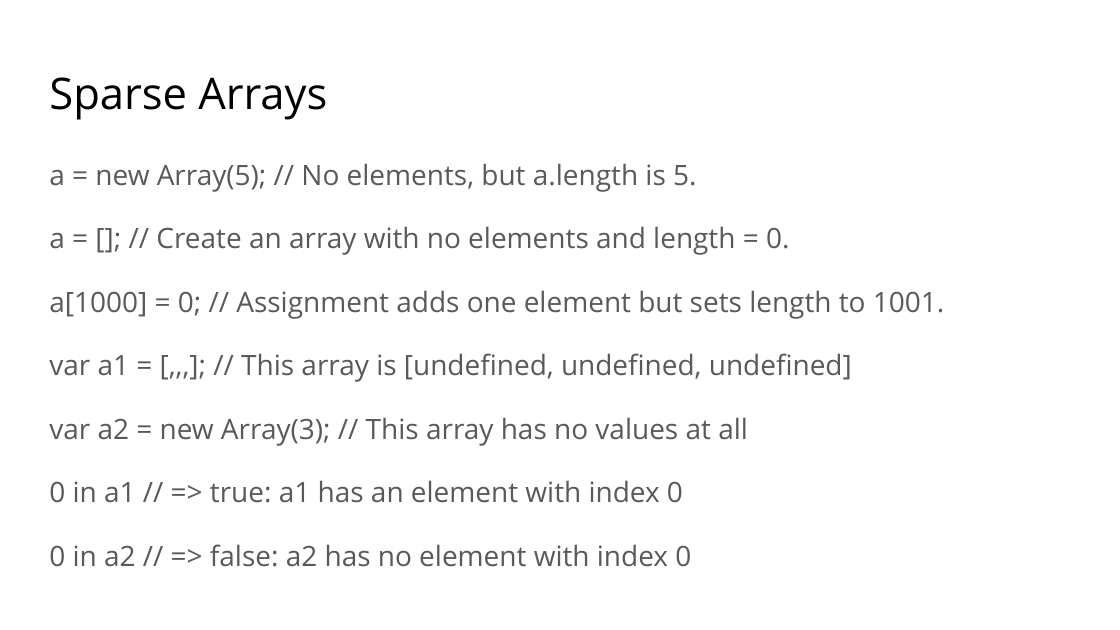
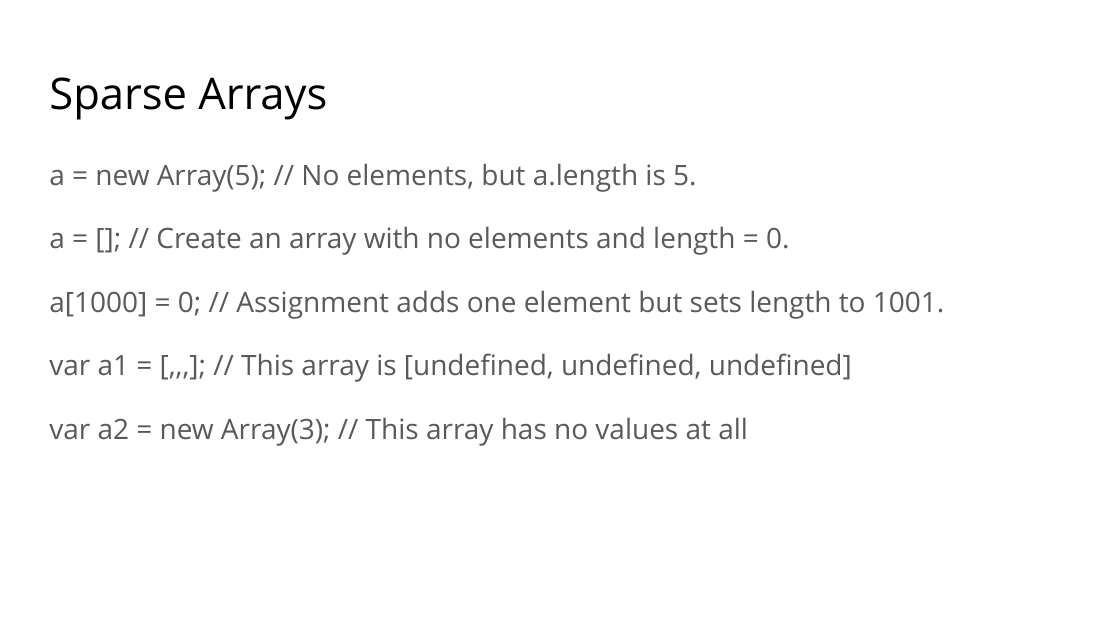
Before and after one commit to ng-peter/EQ_Javascript_L1, a slide deck: slide 5 of Javascript - WK04.pptx. Drawn at 1120x630 pixels with LibreOffice and Linux fonts; fonts in the diff are those of the drawing. Boxes give left, top, right and bottom in pixels: in the first picture for what was removed or moved away, otherwise in the second. Text is boxed around its words. In the diff, an @@ line names an element or a change of style, - is before the commit and + after.

```diff
--- a/Javascript - WK04.pptx
+++ b/Javascript - WK04.pptx
@@ text at <box>49,480,691,567</box>: paragraphs removed @@
-0 in a1 // => true: a1 has an element with index 0
-0 in a2 // => false: a2 has no element with index 0
```
